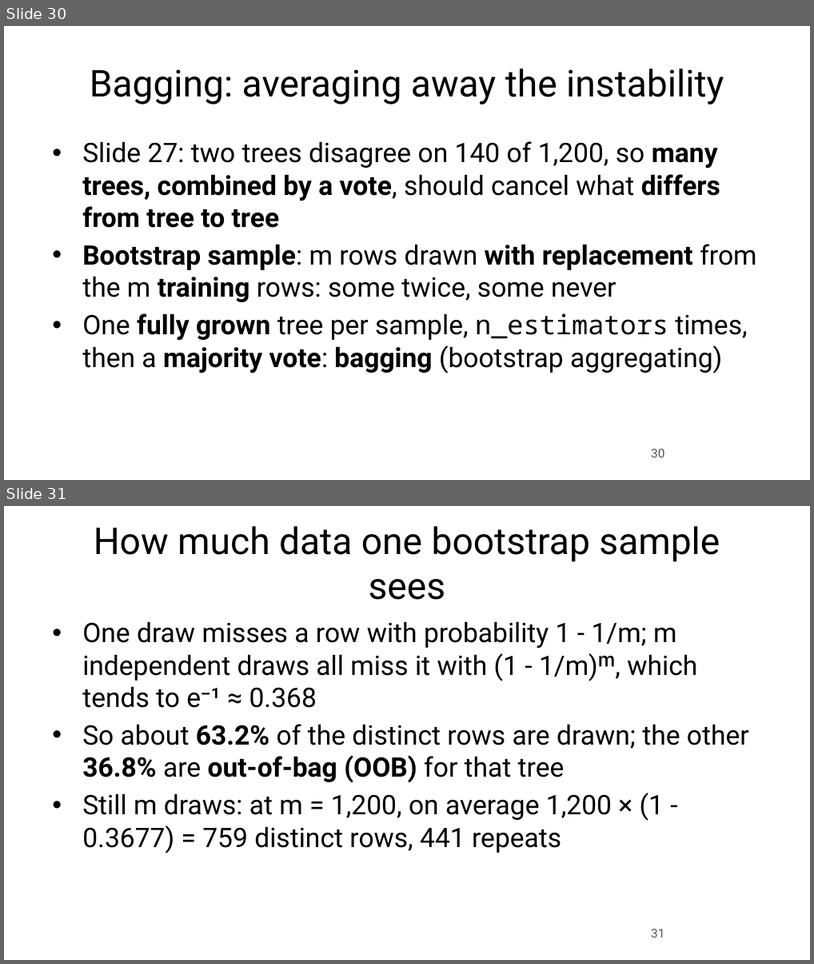
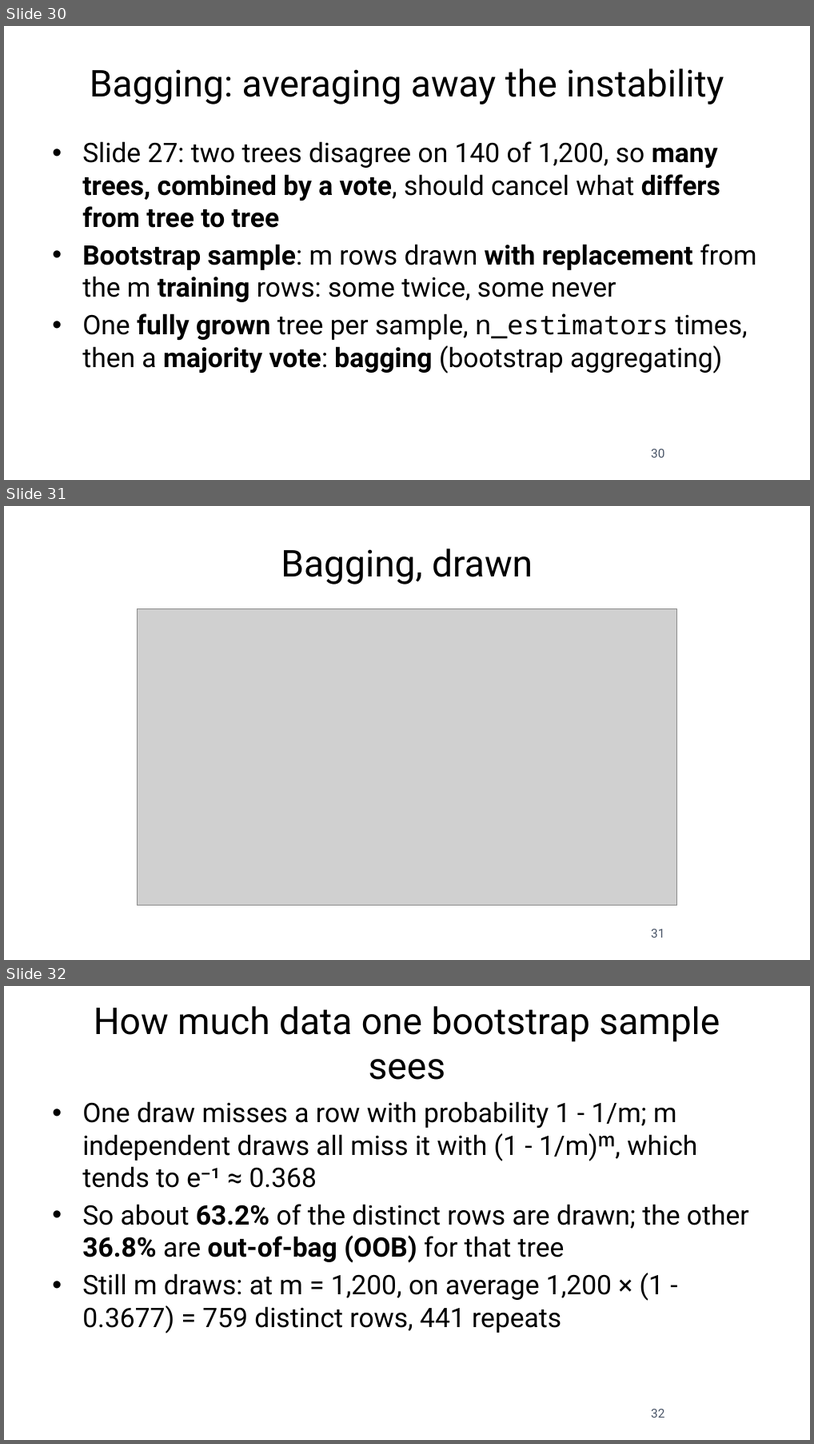
Before and after one commit to fabioantonini/technologies-for-artificial-intelligence, a slide deck: Lessons/07_trees_and_ensembles/Slides/trees_and_ensembles_slides.pptx. Shown one above the other, each under a label of ours: slides 30 and 31 before the commit, slides 30, 31 and 32 after it. The pictures are 814x964 and 814x1444 pixels, drawn with LibreOffice and Linux fonts; fonts in the diff are those of the drawing; grey boxes stand for pictures; background and template pictures are left out. Boxes give left, top, right and bottom in pixels: in the first picture for what was removed or moved away, otherwise in the second. Text is boxed around its words. In the diff, an @@ line names an element or a change of style, - is before the commit and + after.

```diff
--- a/Lessons/07_trees_and_ensembles/Slides/trees_and_ensembles_slides.pptx
+++ b/Lessons/07_trees_and_ensembles/Slides/trees_and_ensembles_slides.pptx
@@ slide 31 added at <box>4,506,810,960</box>, background #FFFFFF @@
@@ title added at <box>281,548,533,584</box>, 33 pt, text #1A1A1A @@
+Bagging, drawn
@@ picture added at <box>137,609,678,905</box> @@
@@ page number added at <box>651,928,665,937</box>, 11 pt, text #4A5568 @@
+31
@@ what was slide 31 is now slide 32 @@
@@ page number at <box>651,1408,665,1417</box>: text changed @@
-31
+32
```
Also in this commit, not shown: 3 slides changed, 1 other slide added, 8 other files.
